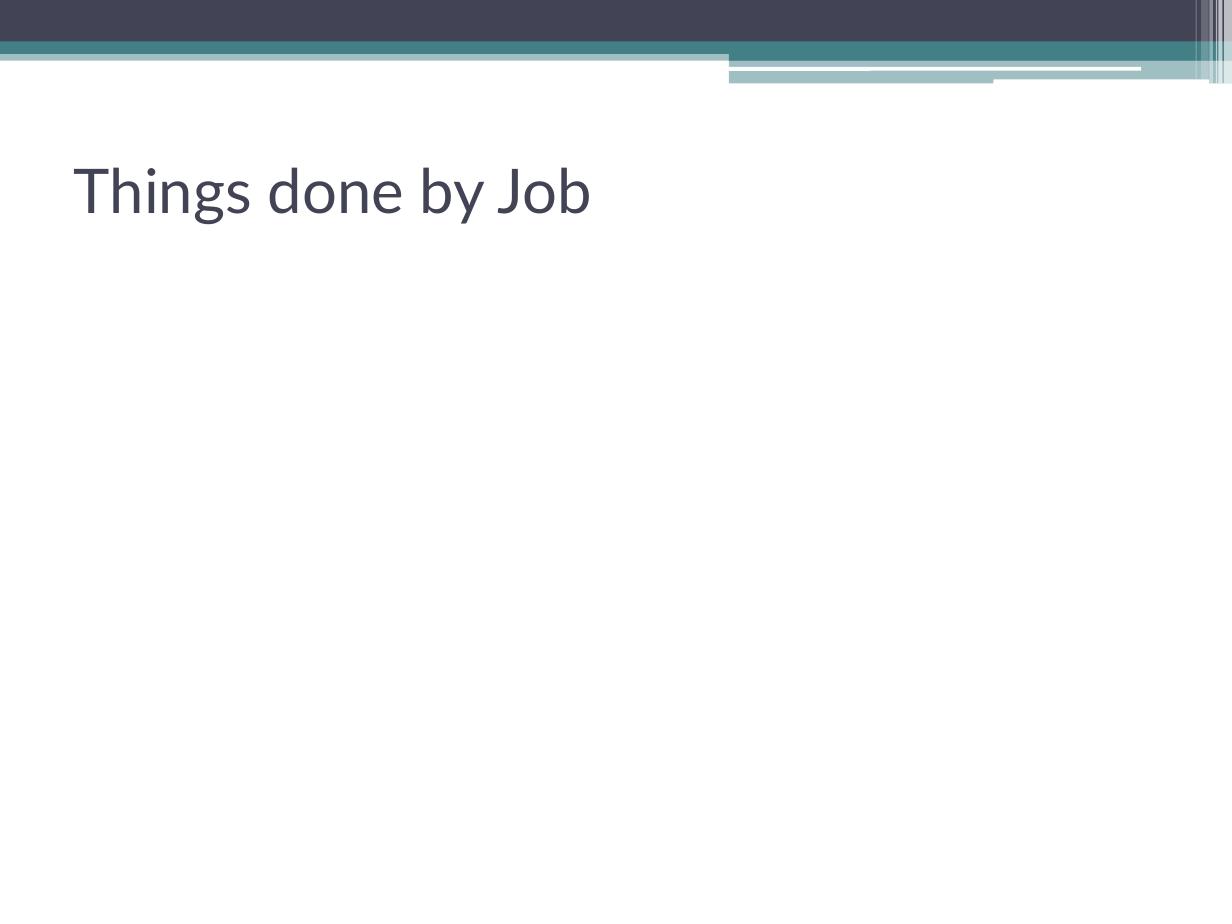
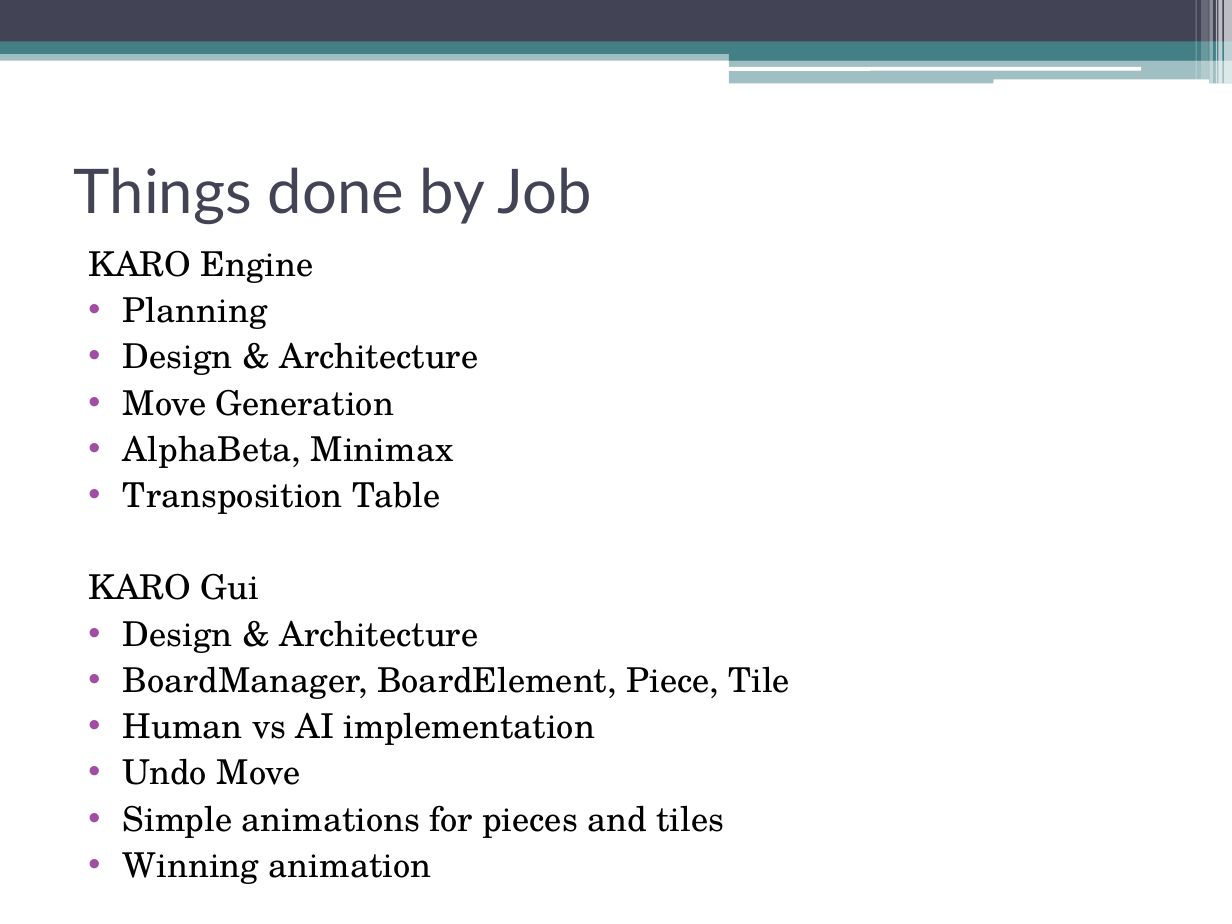
Before and after one commit to IAmWaseem/windespacman, a slide deck: slide 7 of Group 3 – Presentation.ppt. Drawn at 1232x924 pixels with LibreOffice and Linux fonts; fonts in the diff are those of the drawing. Boxes give left, top, right and bottom in pixels: in the first picture for what was removed or moved away, otherwise in the second. Text is boxed around its words. In the diff, an @@ line names an element or a change of style, - is before the commit and + after.

```diff
--- a/Group 3 – Presentation.ppt
+++ b/Group 3 – Presentation.ppt
@@ text added at [88, 250, 791, 884], 20 pt, text #000000 @@
+KARO Engine
+• Planning
+• Design & Architecture
+• Move Generation
+• AlphaBeta, Minimax
+• Transposition Table
+KARO Gui
+• Design & Architecture
+• BoardManager, BoardElement, Piece, Tile
+• Human vs AI implementation
+• Undo Move
+• Simple animations for pieces and tiles
+• Winning animation
```
Also in this commit, not shown: 1 other slide changed.
